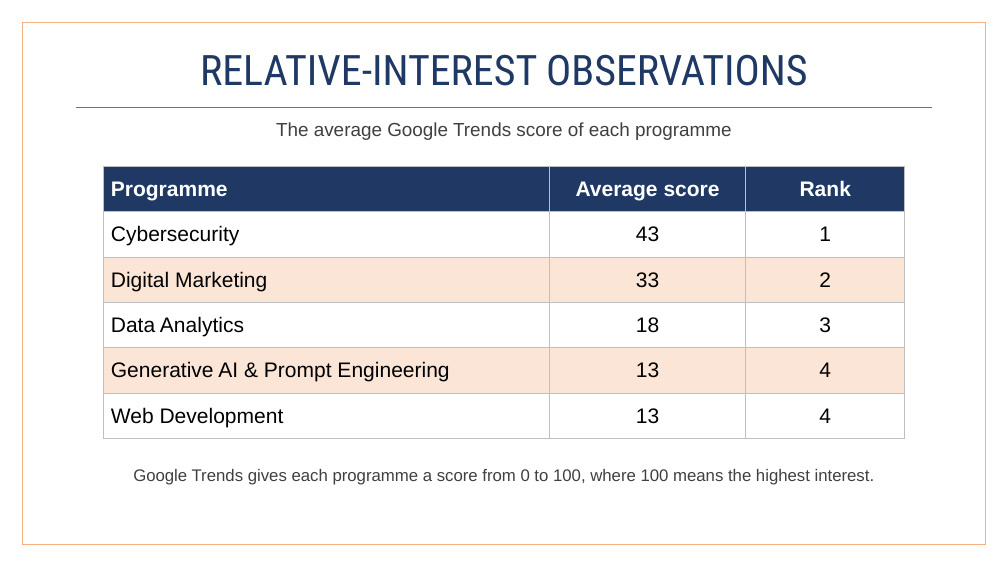
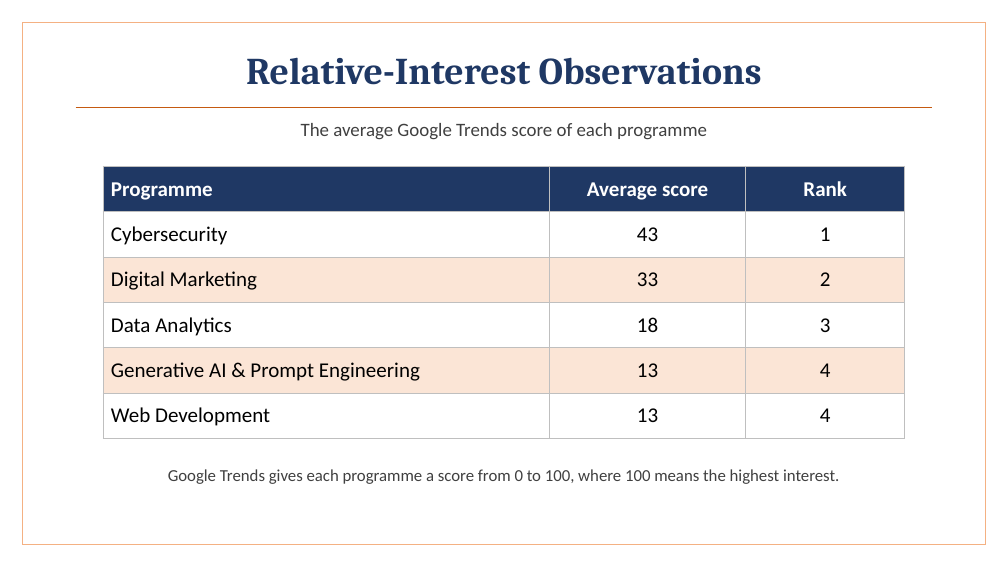
Before and after one commit to BadboyVee/BlackHoleeee, a slide deck: slide 2 of assignment/Relative_Interest_Pie_Chart_Mixed.pptx. Drawn at 1008x567 pixels with LibreOffice and Linux fonts; fonts in the diff are those of the drawing. Boxes give left, top, right and bottom in pixels: in the first picture for what was removed or moved away, otherwise in the second. Text is boxed around its words. In the diff, an @@ line names an element or a change of style, - is before the commit and + after.

```diff
--- a/assignment/Relative_Interest_Pie_Chart_Mixed.pptx
+++ b/assignment/Relative_Interest_Pie_Chart_Mixed.pptx
@@ title at (x1=246, y1=57, x2=762, y2=85): text changed; size 40 to 36 pt; font Roboto Condensed to Cambria; bold on @@
-RELATIVE-INTEREST OBSERVATIONS
+Relative-Interest Observations
@@ text "The average Google Trends score ..." at (x1=301, y1=123, x2=707, y2=140): font Arial to Calibri @@
@@ table at (x1=104, y1=166, x2=905, y2=439) @@
@@ font Arial to Calibri @@
@@ text "Google Trends gives each programme ..." at (x1=168, y1=469, x2=839, y2=484): font Arial to Calibri @@
```
Also in this commit, not shown: 4 other slides changed, 7 other files.
